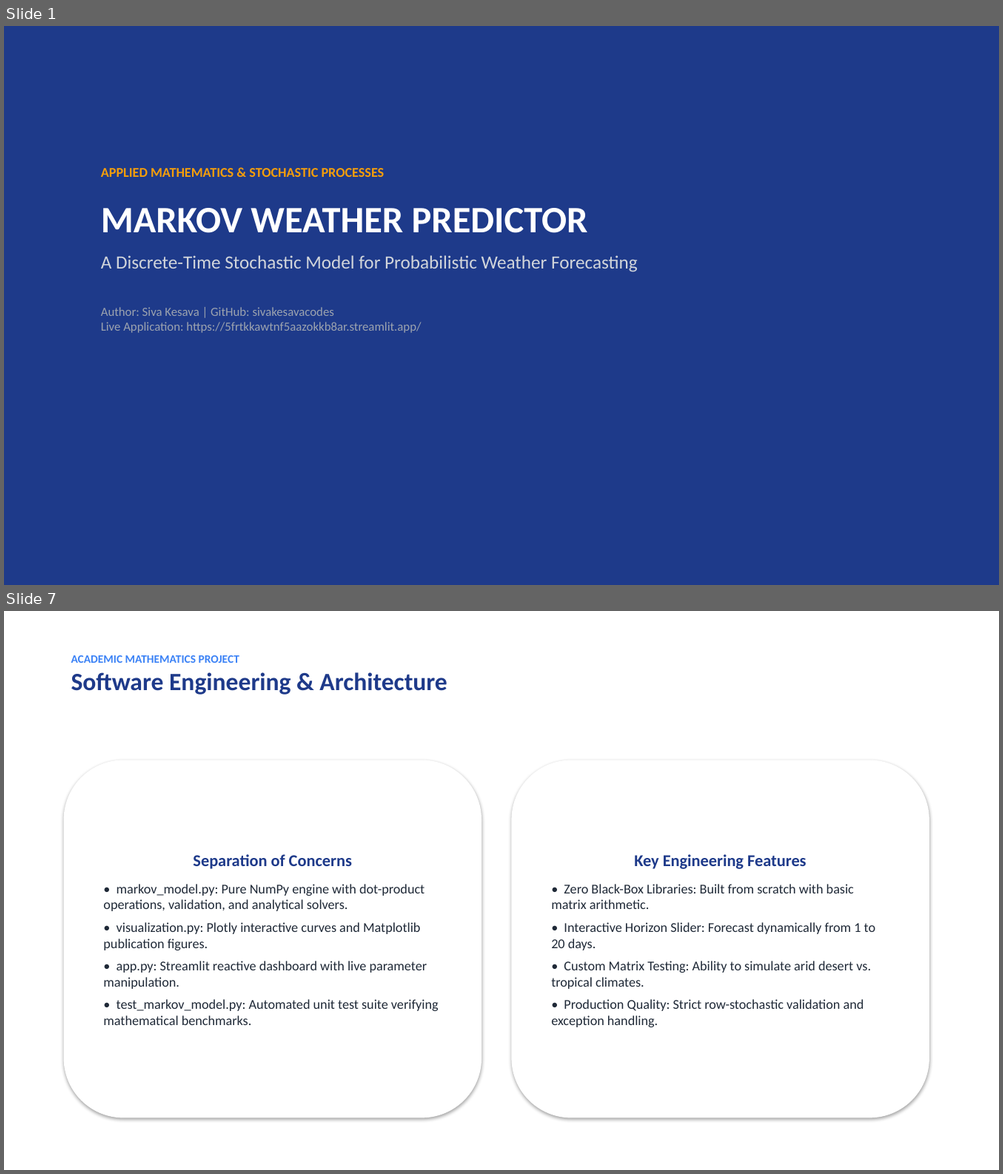
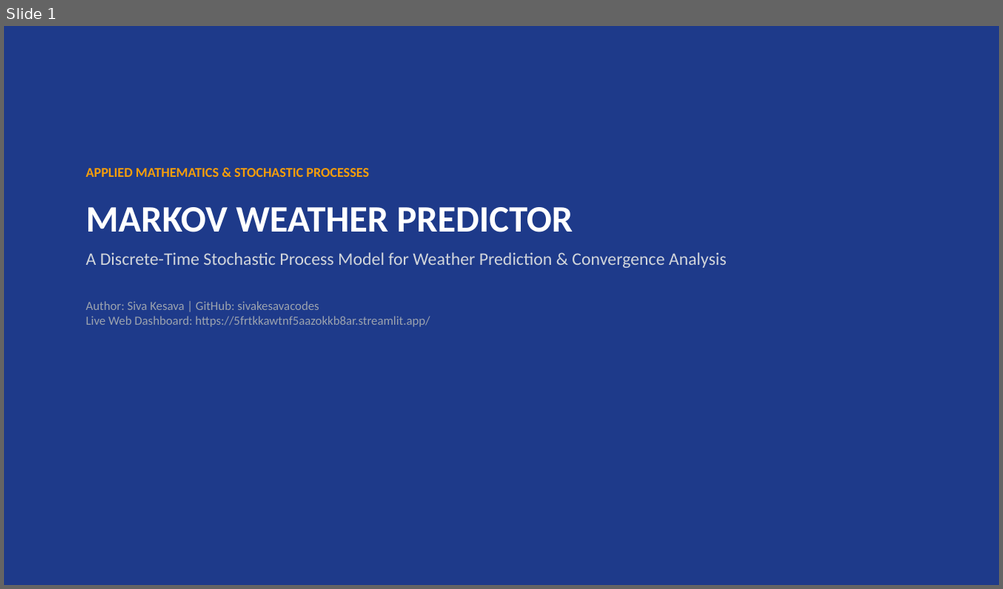
Before and after one commit to sivakesavacodes/-weather-markov-predictor, a slide deck: MARKOV_WEATHER_PREDICTOR_PRESENTATION.pptx. Shown one above the other, each under a label of ours: slides 1 and 7 before the commit, slide 1 after it; the slides between them are not shown. The pictures are 1003x1174 and 1003x589 pixels, drawn with LibreOffice and Linux fonts; fonts in the diff are those of the drawing. Boxes give left, top, right and bottom in pixels: in the first picture for what was removed or moved away, otherwise in the second. Text is boxed around its words. In the diff, an @@ line names an element or a change of style, - is before the commit and + after.

Commit message:
Expand presentation to 17 slides and add spectral analysis and viva defense to report

```diff
--- a/MARKOV_WEATHER_PREDICTOR_PRESENTATION.pptx
+++ b/MARKOV_WEATHER_PREDICTOR_PRESENTATION.pptx
@@ slide 7 removed at box(4, 611, 999, 1170), background #FFFFFF @@
@@ text removed at box(71, 655, 447, 695) @@
-ACADEMIC MATHEMATICS PROJECT
-Software Engineering & Architecture
@@ rounded rectangle removed at box(64, 760, 481, 1119) @@
-Separation of Concerns
-• markov_model.py: Pure NumPy engine with dot-product operations, validation, and analytical solvers.
-• visualization.py: Plotly interactive curves and Matplotlib publication figures.
-• app.py: Streamlit reactive dashboard with live parameter manipulation.
-• test_markov_model.py: Automated unit test suite verifying mathematical benchmarks.
@@ rounded rectangle removed at box(512, 760, 929, 1119) @@
-Key Engineering Features
-• Zero Black-Box Libraries: Built from scratch with basic matrix arithmetic.
-• Interactive Horizon Slider: Forecast dynamically from 1 to 20 days.
-• Custom Matrix Testing: Ability to simulate arid desert vs. tropical climates.
-• Production Quality: Strict row-stochastic validation and exception handling.
@@ slide 1 changed as well @@
@@ text "APPLIED MATHEMATICS & STOCHASTIC PROCESSES": place and size @@
-text "APPLIED MATHEMATICS & STOCHASTIC PROCESSES" at box(101, 168, 637, 333)
+text "APPLIED MATHEMATICS & STOCHASTIC PROCESSES" at box(86, 168, 726, 327)
@@ text at box(86, 168, 573, 232): less space between paragraphs @@
@@ text at box(86, 252, 726, 327): text changed @@
-A Discrete-Time Stochastic Model for Probabilistic Weather Forecasting
-Author: Siva Kesava | GitHub: sivakesavacodes
-Live Application: https://5frtkkawtnf5aazokkb8ar.streamlit.app/
+A Discrete-Time Stochastic Process Model for Weather Prediction & Convergence Analysis
+Author: Siva Kesava | GitHub: sivakesavacodes
+Live Web Dashboard: https://5frtkkawtnf5aazokkb8ar.streamlit.app/
```
Also in this commit, not shown: 2 other slides changed, 14 slides added, 5 other slides removed, 2 other files.
